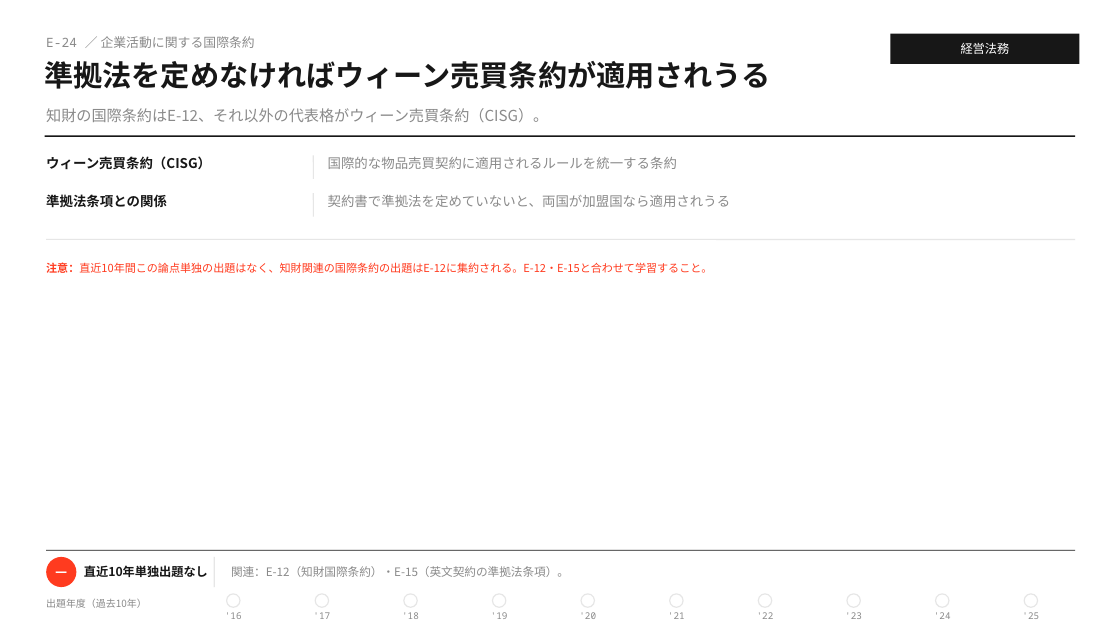
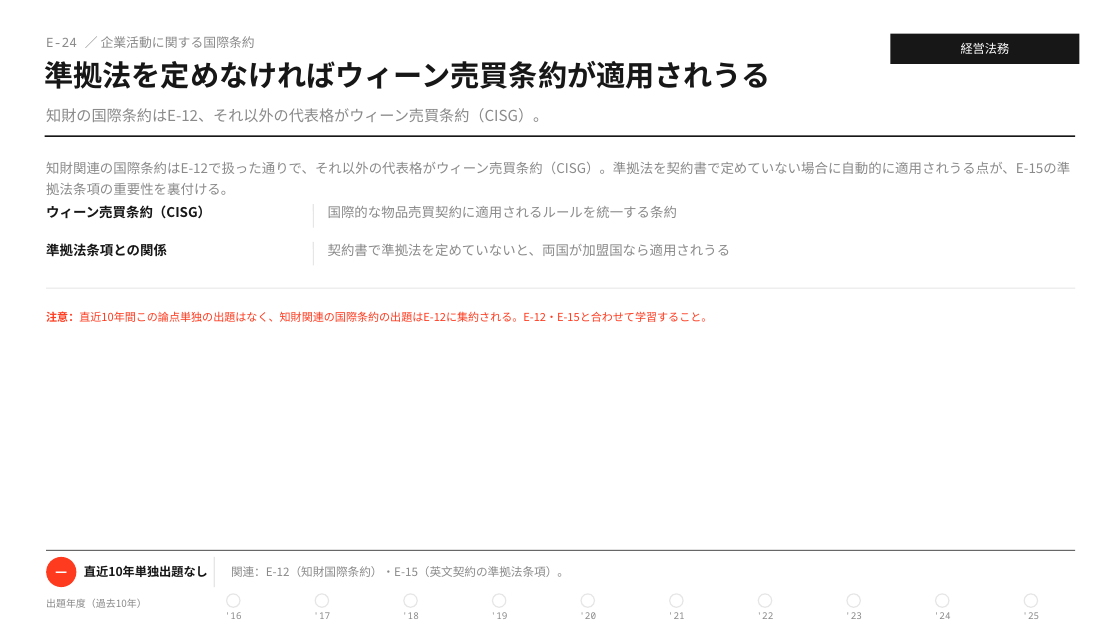
Before and after one commit to MasatoshiSano/SMEC, a slide deck: slide 40 of slides/1st_stage/E_business_law.pptx. Drawn at 1120x630 pixels with LibreOffice and Linux fonts; fonts in the diff are those of the drawing. Boxes give left, top, right and bottom in pixels: in the first picture for what was removed or moved away, otherwise in the second. Text is boxed around its words. In the diff, an @@ line names an element or a change of style, - is before the commit and + after.

```diff
--- a/slides/1st_stage/E_business_law.pptx
+++ b/slides/1st_stage/E_business_law.pptx
@@ text added at [46,162,1070,195], 11.5 pt, text #8A8A8A @@
+知財関連の国際条約はE-12で扱った通りで、それ以外の代表格がウィーン売買条約（CISG）。準拠法を契約書で定めていない場合に自動的に適用されうる点が、E-15の準拠法条項の重要性を裏付ける。
@@ line moved from (313, 193) - (313, 217) to (313, 204) - (313, 228) @@
@@ line moved from (313, 155) - (313, 179) to (313, 242) - (313, 266) @@
@@ 5 texts, 1 line: place and size @@
-5 texts, 1 line at [46,156,1075,273]
+5 texts, 1 line at [46,205,1075,322]
```
Also in this commit, not shown: 26 other slides changed, 2 other files.
